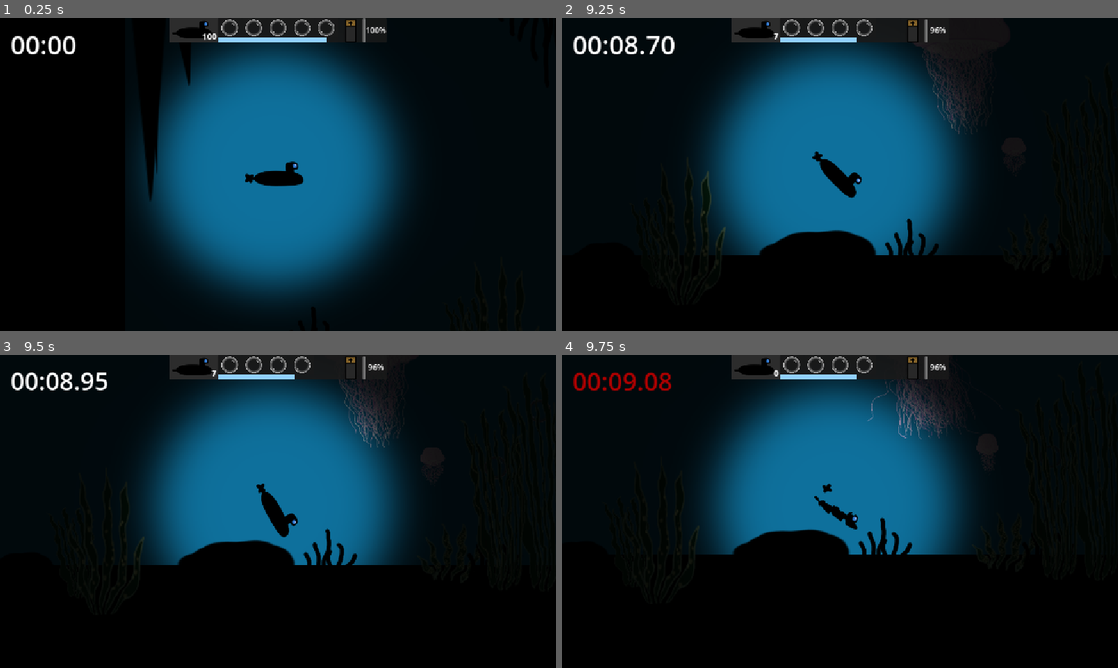
Above: before the commit, frames 1-4 (two rows, left to right).
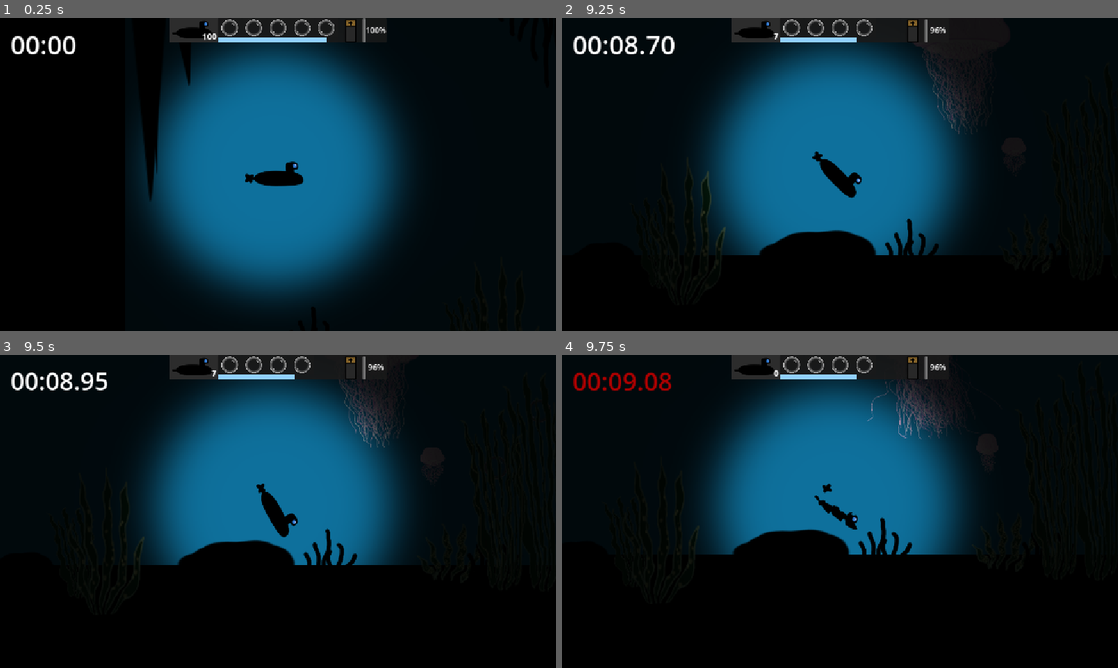
Above: after the commit, the same moments.

Repository: EddieRowe/godot-wild-jam-82
Game: Godot game, scene res://levels/level_1.tscn
Same seed, same stepped clock (60 frames per second), same inputs: the game is played once before the commit and once after it. This scene is started directly instead of the project's main scene.
Inputs:
- Up to frame 1 (0.25 s): no input
- Up to frame 2 (9.25 s): tap Enter (ui_accept) at 0.5, 0.77, 1.52, 3.02, 3.77, 4.52, 6.02, 6.77, 7.52, 9.02 s; hold Right (ui_right) 0.53-1.28 s; hold Down (ui_down) 1.28-2.03 s; hold Right (ui_right) 2.03-2.78 s; hold Up (ui_up) 2.78-3.53 s; hold Left (ui_left) 3.53-5.03 s; hold Down (ui_down) 5.03-5.78 s; hold Right (ui_right) 5.78-6.53 s; hold Up (ui_up) 6.53-7.28 s; hold Right (ui_right) 7.28-8.03 s; hold Down (ui_down) 8.03-8.78 s; hold Left (ui_left) from 8.78 s (still down)
- Up to frame 3 (9.5 s): keep holding Left (ui_left)
- Up to frame 4 (9.75 s): release Left (ui_left) at 9.53 s; hold Up (ui_up) from 9.53 s (still down)

Frames 1-3 are identical in both runs. In frame 4, less than 0.1% of the frame differs, in the area x 45-65%, y 15-56%.

Commit message:
If sub is free floating then dont rotate

Diff:
--- a/scripts/submarine_script.gd
+++ b/scripts/submarine_script.gd
@@ -12,6 +12,7 @@
 @export var rotation_speed : float = 0.1
 
 var can_move : bool = true
+var free_floating : bool = true
 var game_started: bool = false
 var level : int
 
@@ -39,10 +40,12 @@
 	var vertical_movement = Input.get_axis("ui_up", "ui_down")
 	var movement = Vector2(horizontal_movement, vertical_movement)
 
-	if !game_started and movement:
-		freeze = false
-		game_started = true
-		game_started_signal.emit()
+	if movement:
+		free_floating = false
+		if !game_started:
+			freeze = false
+			game_started = true
+			game_started_signal.emit()
 
 	if game_started:
 		apply_central_force(movement * move_speed)
@@ -87,11 +90,14 @@
 		angular_velocity = direction * local_speed / state.step
 
 func _integrate_forces(state: PhysicsDirectBodyState2D) -> void:
-	_look_follow(state)
+	if not free_floating:
+		_look_follow(state)
 
 func _on_body_entered(body: Node) -> void:
 	if body.is_in_group("Obstacle"):
-		health._take_damage(body.damage)
+		free_floating = true
+		if linear_velocity.length() > 40:
+			health._take_damage(body.damage)
 	if body is OxygenSource:
 		oxygen._collect_oxygen(body)
 	if body is EnergySource:
